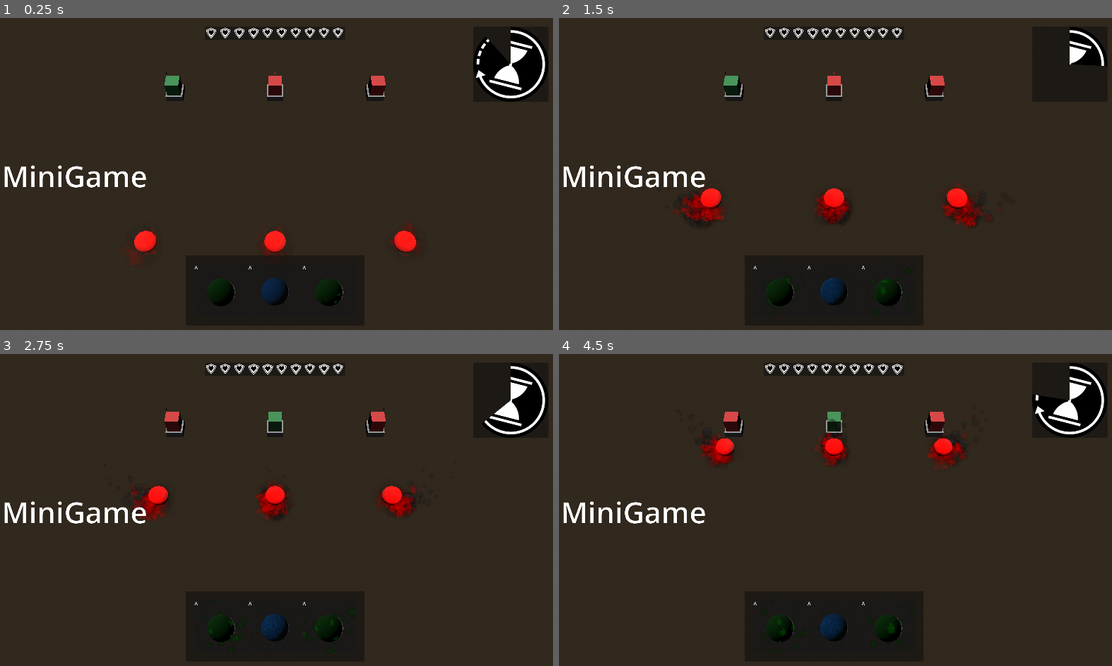
Above: before the commit, frames 1-4 (two rows, left to right).
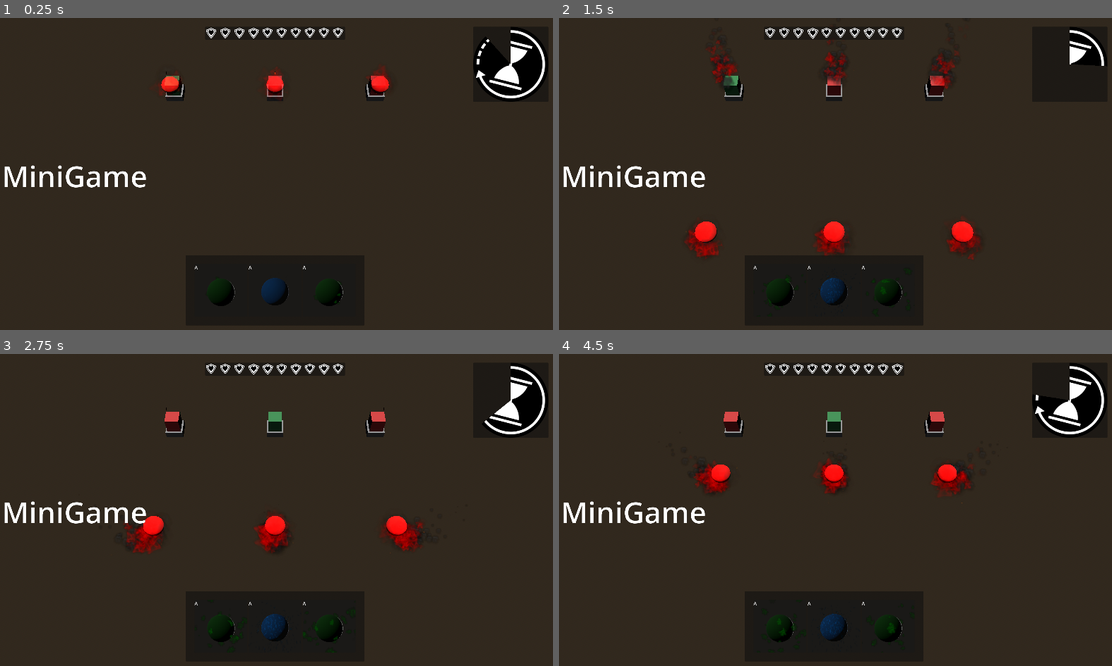
Above: after the commit, the same moments.

Repository: emmdie/3m5Jam2024_1
Game: Godot game, scene res://Scenes/game.tscn
The game is run twice, just before and just after one commit, with the same random seed, the same clock (stepped at 60 frames per second) and the same inputs.
Inputs (mouse positions are in pixels of both pictures, inside the frame that each line leads up to):
- Up to frame 1 (0.25 s): no input
- Up to frame 2 (1.5 s): move the mouse to (957, 161) at 0.52 s; hold J (select_0) 0.53-1.28 s; move the mouse to (719, 192) at 1.27 s; tap K (select_1) at 1.35 s
- Up to frame 3 (2.75 s): move the mouse to (331, 441) at 2.02 s; hold L (select_2) from 2.03 s (still down)
- Up to frame 4 (4.5 s): move the mouse to (807, 575) at 2.77 s; release L (select_2) at 2.78 s; tap Left (summon_lane_0) at 2.85 s; move the mouse to (1001, 559) at 3.52 s; hold Up (summon_lane_1) 3.53-4.28 s; move the mouse to (664, 463) at 4.27 s; tap Right (summon_lane_2) at 4.35 s

The runs differ from the first frame. In frame 1, 1.4% of the frame differs, in the area x 23-76%, y 15-80%; in frame 2, 3.5%, in the area x 20-79%, y 6-78%; in frame 3, 2.7%; in frame 4, 2.3%.

Commit message:
Hold to summon part 2

Diff:
--- a/Scenes/units/player_unit/unit.gd
+++ b/Scenes/units/player_unit/unit.gd
@@ -17,6 +17,19 @@
 	if preview_kick_light:
 		preview_kick_light.hide()
 	current_lane.add_child(self)
+	await get_tree().create_timer(1).timeout
+	finished_animation.emit()
+	start_walking()
+
+
+func start_walking() -> void:
+	if preview_cam:
+		preview_cam.clear_current()
+	if preview_spot_light:
+		preview_spot_light.hide()
+	if preview_kick_light:
+		preview_kick_light.hide()
+	current_lane.add_child(self)
 	behavior.change_state(UnitStateSummon.new())
 
 
